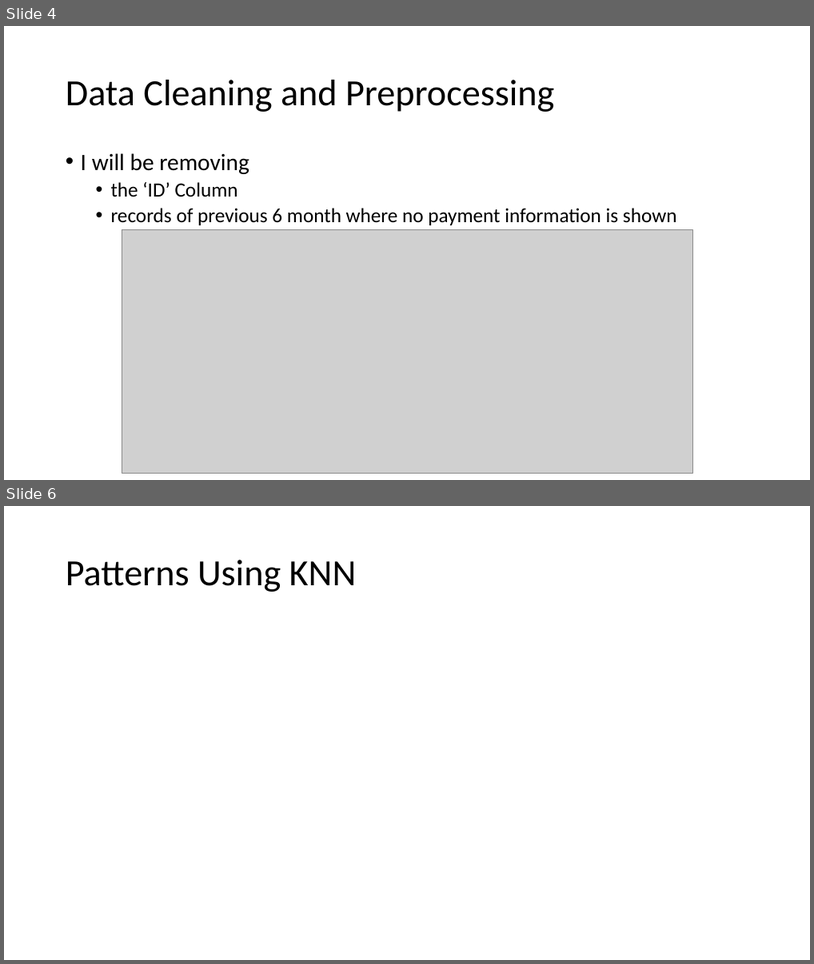
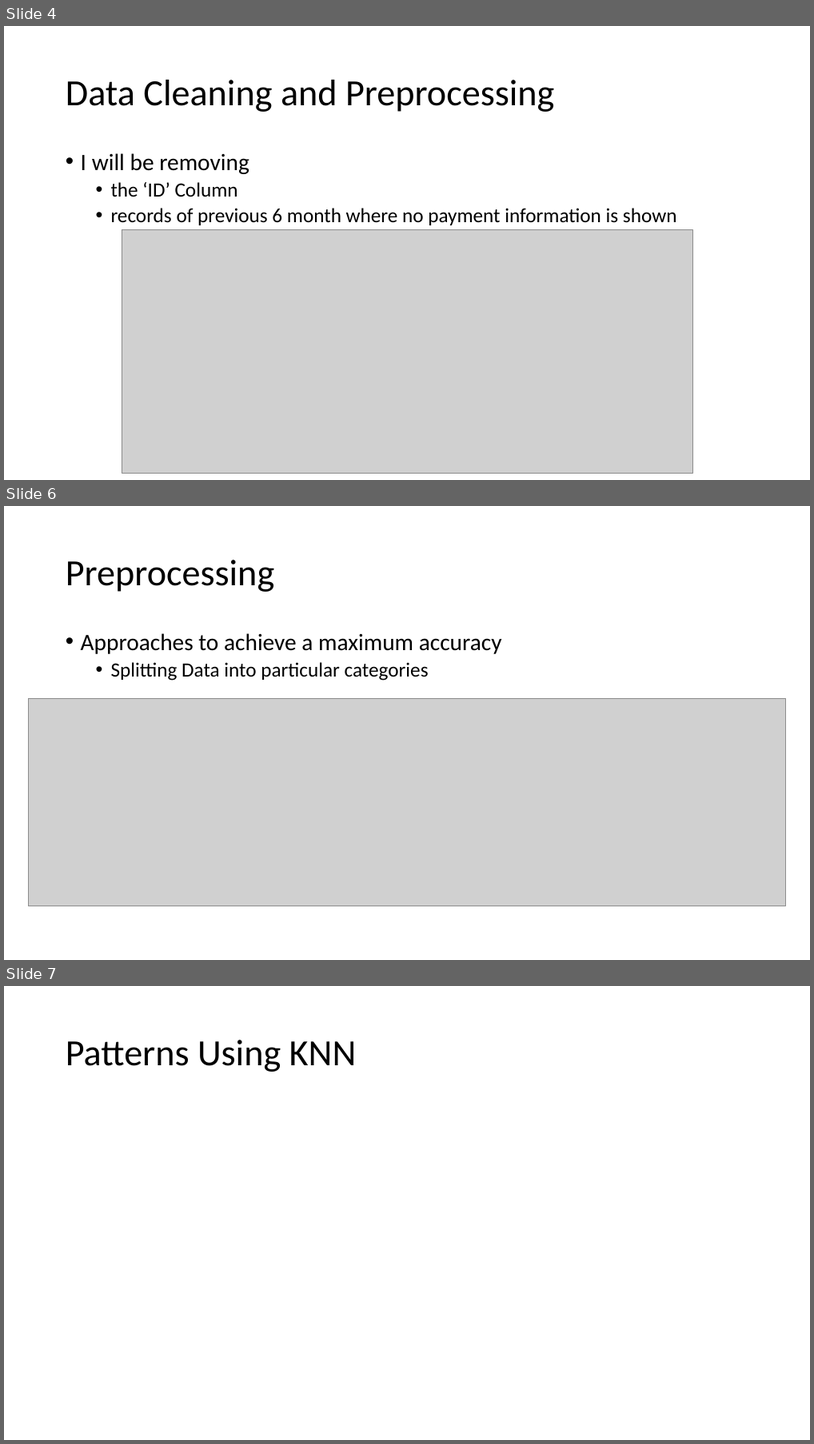
Before and after one commit to Adsanvar/CreditCardDefault, a slide deck: Presentation1.pptx. Shown one above the other, each under a label of ours: slides 4 and 6 before the commit, slides 4, 6 and 7 after it; the slides between them are not shown. The pictures are 814x964 and 814x1444 pixels, drawn with LibreOffice and Linux fonts; fonts in the diff are those of the drawing; grey boxes stand for pictures. Boxes give left, top, right and bottom in pixels: in the first picture for what was removed or moved away, otherwise in the second. Text is boxed around its words. In the diff, an @@ line names an element or a change of style, - is before the commit and + after.

Commit message:
modified data

```diff
--- a/Presentation1.pptx
+++ b/Presentation1.pptx
@@ slide 6 added at bbox=[4, 506, 810, 960], background #FFFFFF @@
@@ title added at bbox=[66, 560, 274, 592], 44 pt, text #000000 @@
+Preprocessing
@@ text added at bbox=[81, 633, 502, 680], 24 pt, text #000000 @@
+• Approaches to achieve a maximum accuracy
+  • Splitting Data into particular categories
@@ picture added at bbox=[28, 698, 787, 905] @@
@@ what was slide 6 is now slide 7 @@
```
Also in this commit, not shown: 1 other slide added, 1 slide removed, 1 other file.
